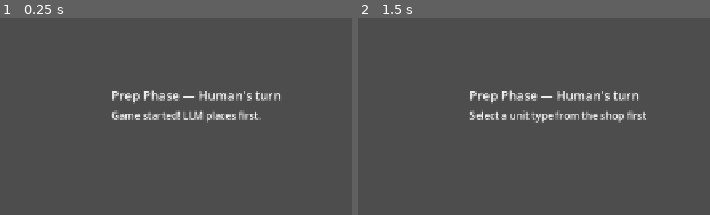
Above: before the commit, frames 1-2 (left to right).
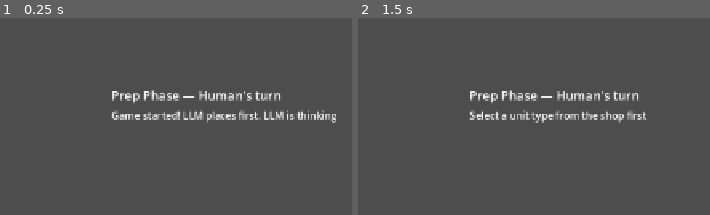
Above: after the commit, the same moments.

Repository: JadonJZhu/llm-autobattler
Game: Godot game, scene res://scenes/game_board.tscn
Two runs of this game, one before a commit and one after it. Both use one fixed random seed, a clock stepped at 60 frames per second and the inputs below.
Inputs (mouse positions are % of the whole screen's width and height, from its top left):
- Up to frame 1 (0.25 s): no input
- Up to frame 2 (1.5 s): click (5, 31) at 0.52 s; click (15, 31) at 1.27 s
The pictures show only the part of the screen within x 33-83%, y 22-72%; the shares and areas given below are measured in that part.

The runs differ from the first frame. In frame 1, 0.5% of the frame differs, in the area x 75-96%, y 46-54%; in frame 2, nothing differs.

Commit message:
display LLM thinking.

Diff:
--- a/godot/scripts/game_controller.gd
+++ b/godot/scripts/game_controller.gd
@@ -14,6 +14,7 @@
 # --- State ---
 
 const REFLECTION_GAME_INTERVAL: int = 5
+const REASONING_SUMMARY_MAX_CHARS: int = 275
 
 var _llm_shop: Shop
 var _human_shop: Shop
@@ -66,9 +67,10 @@
 	turn_manager.initialize(game_board, _llm_shop, _human_shop)
 
 	shop_ui.setup(_llm_shop, _human_shop)
+	shop_ui.clear_reasoning_summary()
 	shop_ui.update_turn_label(turn_manager.get_current_phase_label())
 	_refresh_shop_ui()
-	shop_ui.update_status("Game started! LLM places first.")
+	shop_ui.update_status("Game started! LLM places first. LLM is thinking...")
 
 
 func _on_shop_button_pressed(type: UnitData.UnitType) -> void:
@@ -98,6 +100,7 @@
 
 func _trigger_llm_turn() -> void:
 	if LlmClient.has_api_key():
+		shop_ui.clear_reasoning_summary()
 		shop_ui.update_status("LLM is thinking...")
 		LlmClient.request_llm_prep(
 			game_board, _llm_shop,
@@ -126,6 +129,36 @@
 
 func _on_llm_reasoning_captured(reasoning_text: String) -> void:
 	GameLogger.log_llm_reasoning(reasoning_text)
+	shop_ui.show_reasoning_summary(_extract_reasoning_summary(reasoning_text))
+
+
+func _extract_reasoning_summary(reasoning_text: String) -> String:
+	var paragraphs: PackedStringArray = reasoning_text.split("\n\n")
+	for i in range(paragraphs.size() - 1, -1, -1):
+		var candidate: String = _sanitize_reasoning_text(paragraphs[i])
+		if candidate.length() > 10:
+			return _truncate_reasoning_summary(candidate)
+	return _truncate_reasoning_summary(_sanitize_reasoning_text(reasoning_text))
+
+
+func _sanitize_reasoning_text(text: String) -> String:
+	var cleaned: String = text.strip_edges()
+	cleaned = cleaned.replace("**", "")
+	cleaned = cleaned.replace("__", "")
+	cleaned = cleaned.replace("`", "")
+	cleaned = cleaned.replace("#", "")
+	cleaned = cleaned.replace("\n", " ")
+	while cleaned.contains("  "):
+		cleaned = cleaned.replace("  ", " ")
+	if cleaned.begins_with("- "):
+		cleaned = cleaned.substr(2)
+	return cleaned
+
+
+func _truncate_reasoning_summary(text: String) -> String:
+	if text.length() <= REASONING_SUMMARY_MAX_CHARS:
+		return text
+	return "%s..." % text.left(REASONING_SUMMARY_MAX_CHARS - 3)
 
 
 func _apply_fallback_llm_prep() -> void:
--- a/godot/scripts/shop_ui.gd
+++ b/godot/scripts/shop_ui.gd
@@ -16,6 +16,9 @@
 const THINKING_STATUS_PREFIX: String = "LLM is thinking"
 const THINKING_DOT_INTERVAL_SECONDS: float = 0.35
 const THINKING_MAX_DOTS: int = 3
+const REASONING_HEADER_Y: float = 95.0
+const REASONING_BODY_Y: float = 118.0
+const REASONING_BODY_SIZE: Vector2 = Vector2(560.0, 120.0)
 
 var _llm_gold_label: Label
 var _llm_shop_container: HBoxContainer
@@ -23,6 +26,8 @@
 var _human_shop_container: HBoxContainer
 var _turn_label: Label
 var _status_label: Label
+var _reasoning_header_label: Label
+var _reasoning_summary_label: Label
 var _human_shop_buttons: Array[Button] = []
 var _llm_shop_buttons: Array[Button] = []
 var _human_button_by_type: Dictionary = {}  # UnitData.UnitType -> Button
@@ -62,6 +67,22 @@
 	_status_label.text = text
 
 
+func show_reasoning_summary(text: String) -> void:
+	var summary: String = text.strip_edges()
+	if summary.is_empty():
+		clear_reasoning_summary()
+		return
+	_reasoning_summary_label.text = summary
+	_reasoning_header_label.visible = true
+	_reasoning_summary_label.visible = true
+
+
+func clear_reasoning_summary() -> void:
+	_reasoning_summary_label.text = ""
+	_reasoning_header_label.visible = false
+	_reasoning_summary_label.visible = false
+
+
 func update_human_shop_buttons(is_human_prep: bool, human_shop: Shop) -> void:
 	for i in range(_human_shop_buttons.size()):
 		var type: UnitData.UnitType = human_shop.available_types[i]
@@ -96,6 +117,18 @@
 	_llm_shop_container = HBoxContainer.new()
 	_llm_shop_container.position = Vector2(UI_X_OFFSET, 40.0)
 	add_child(_llm_shop_container)
+
+	_reasoning_header_label = _create_label(Vector2(UI_X_OFFSET, REASONING_HEADER_Y), 0)
+	_reasoning_header_label.text = "LLM Reasoning:"
+	_reasoning_header_label.visible = false
+	add_child(_reasoning_header_label)
+
+	_reasoning_summary_label = _create_label(Vector2(UI_X_OFFSET, REASONING_BODY_Y), 0)
+	_reasoning_summary_label.size = REASONING_BODY_SIZE
+	_reasoning_summary_label.custom_minimum_size = REASONING_BODY_SIZE
+	_reasoning_summary_label.autowrap_mode = TextServer.AUTOWRAP_WORD_SMART
+	_reasoning_summary_label.visible = false
+	add_child(_reasoning_summary_label)
 
 	_turn_label = _create_label(Vector2(UI_X_OFFSET, 250.0), LABEL_FONT_SIZE)
 	add_child(_turn_label)
@@ -227,7 +260,7 @@
 
 
 func _is_thinking_status(text: String) -> bool:
-	return text.begins_with(THINKING_STATUS_PREFIX)
+	return text.contains(THINKING_STATUS_PREFIX)
 
 
 func _start_thinking_animation(text: String) -> void:
Not shown, changed: godot/prompts/human_response_format.txt
Not shown, changed: godot/prompts/llm_response_format.txt
